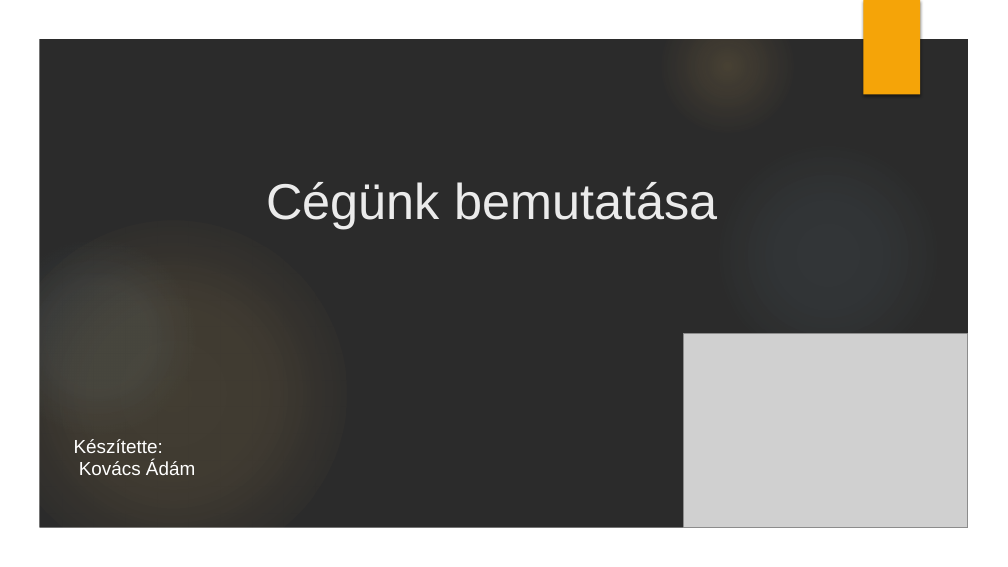
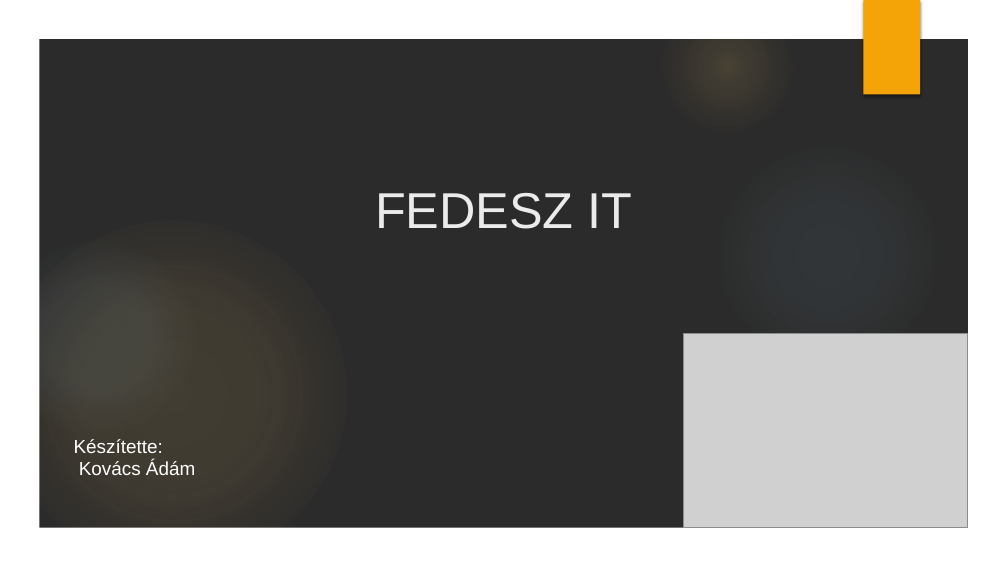
Before and after one commit to KPappBenjamin/Fedesz, a slide deck: slide 1 of Cégünk bemutatása.pptx. Drawn at 1008x567 pixels with LibreOffice and Linux fonts; fonts in the diff are those of the drawing; grey boxes stand for pictures; background and template pictures are left out; a plain dark background stands for a picture behind light text. Boxes give left, top, right and bottom in pixels: in the first picture for what was removed or moved away, otherwise in the second. Text is boxed around its words. In the diff, an @@ line names an element or a change of style, - is before the commit and + after.

Commit message:
PPT

```diff
--- a/Cégünk bemutatása.pptx
+++ b/Cégünk bemutatása.pptx
@@ title at (375, 193, 633, 229): text changed @@
-Cégünk bemutatása
+FEDESZ IT
```
Also in this commit, not shown: 1 other slide changed, 3 slides added.
